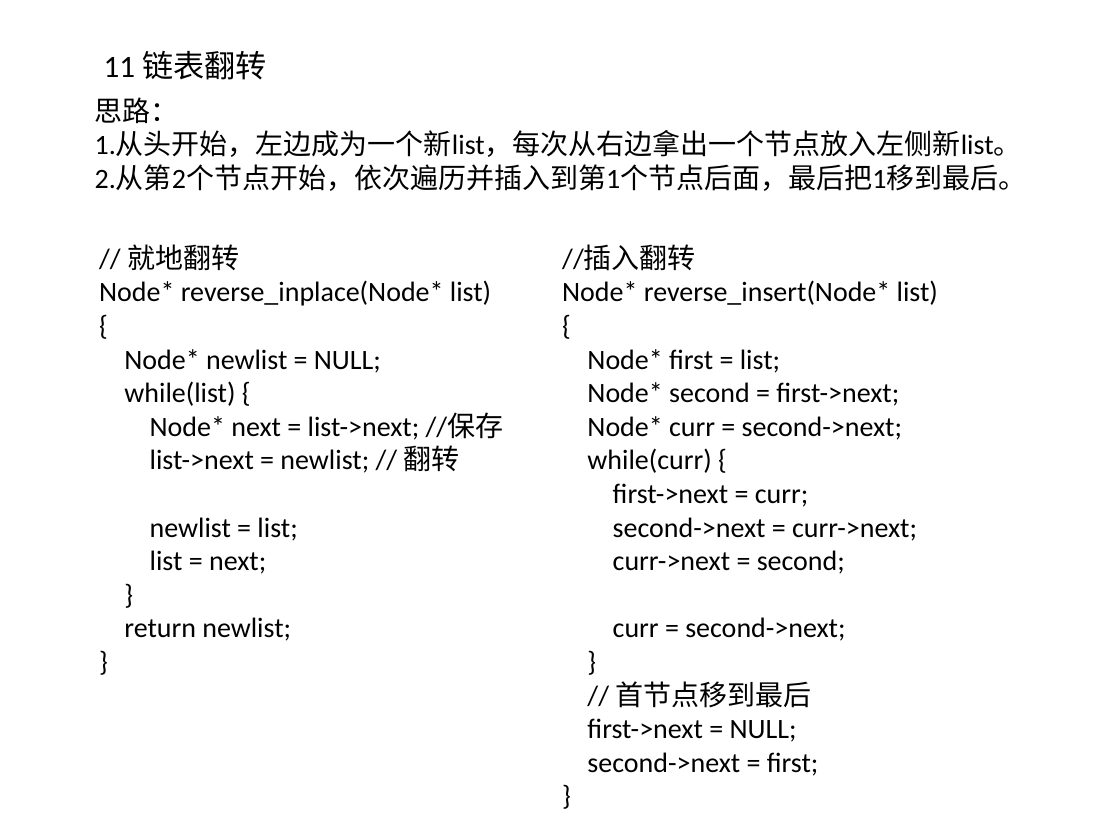
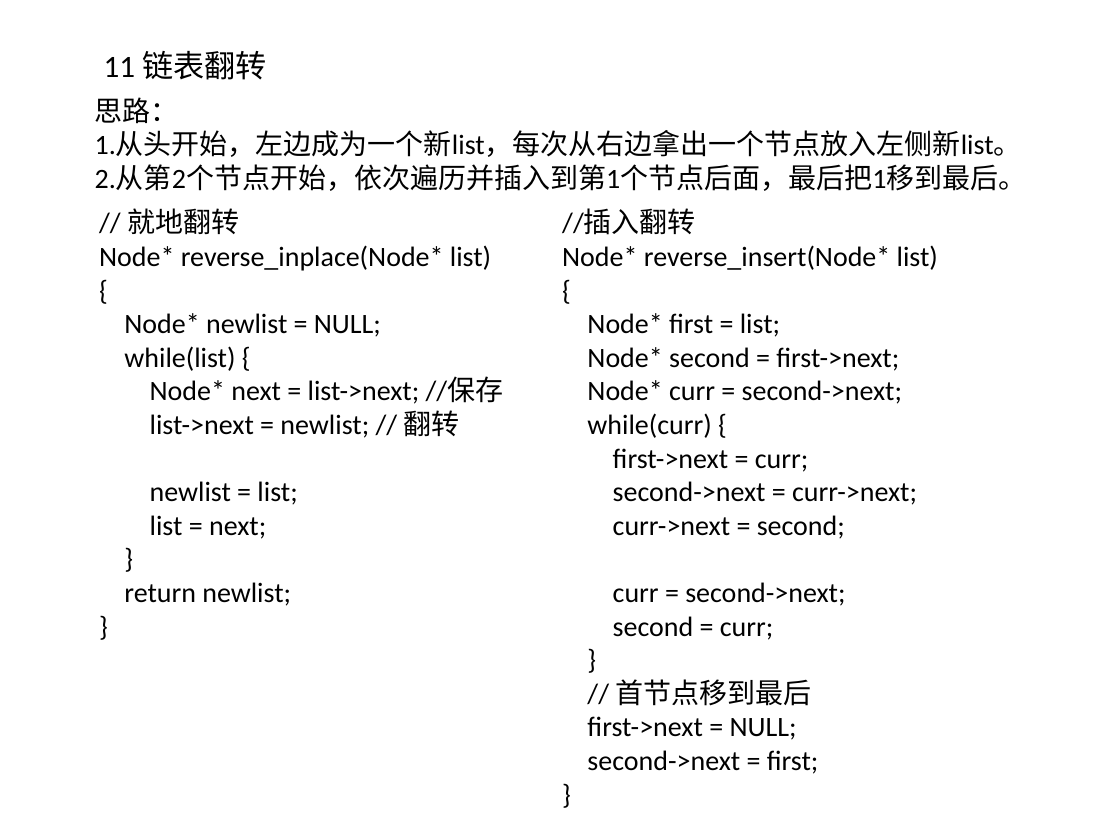
Before and after one commit to willkk/go, a slide deck: slide 16 of algos_summary.pptx. Drawn at 1120x840 pixels with LibreOffice and Linux fonts; fonts in the diff are those of the drawing. Boxes give left, top, right and bottom in pixels: in the first picture for what was removed or moved away, otherwise in the second. Text is boxed around its words. In the diff, an @@ line names an element or a change of style, - is before the commit and + after.

```diff
--- a/algos_summary.pptx
+++ b/algos_summary.pptx
@@ text "// 就地翻转": place and size @@
-text "// 就地翻转" at [99,244,504,641]
+text "// 就地翻转" at [99,208,504,606]
@@ text "//插入翻转": place and size @@
-text "//插入翻转" at [562,245,938,776]
+text "//插入翻转" at [562,209,938,774]
@@ text at [613,616,774,640]: paragraph added @@
+second = curr;
```
Also in this commit, not shown: 2 other slides changed, 1 other file.
